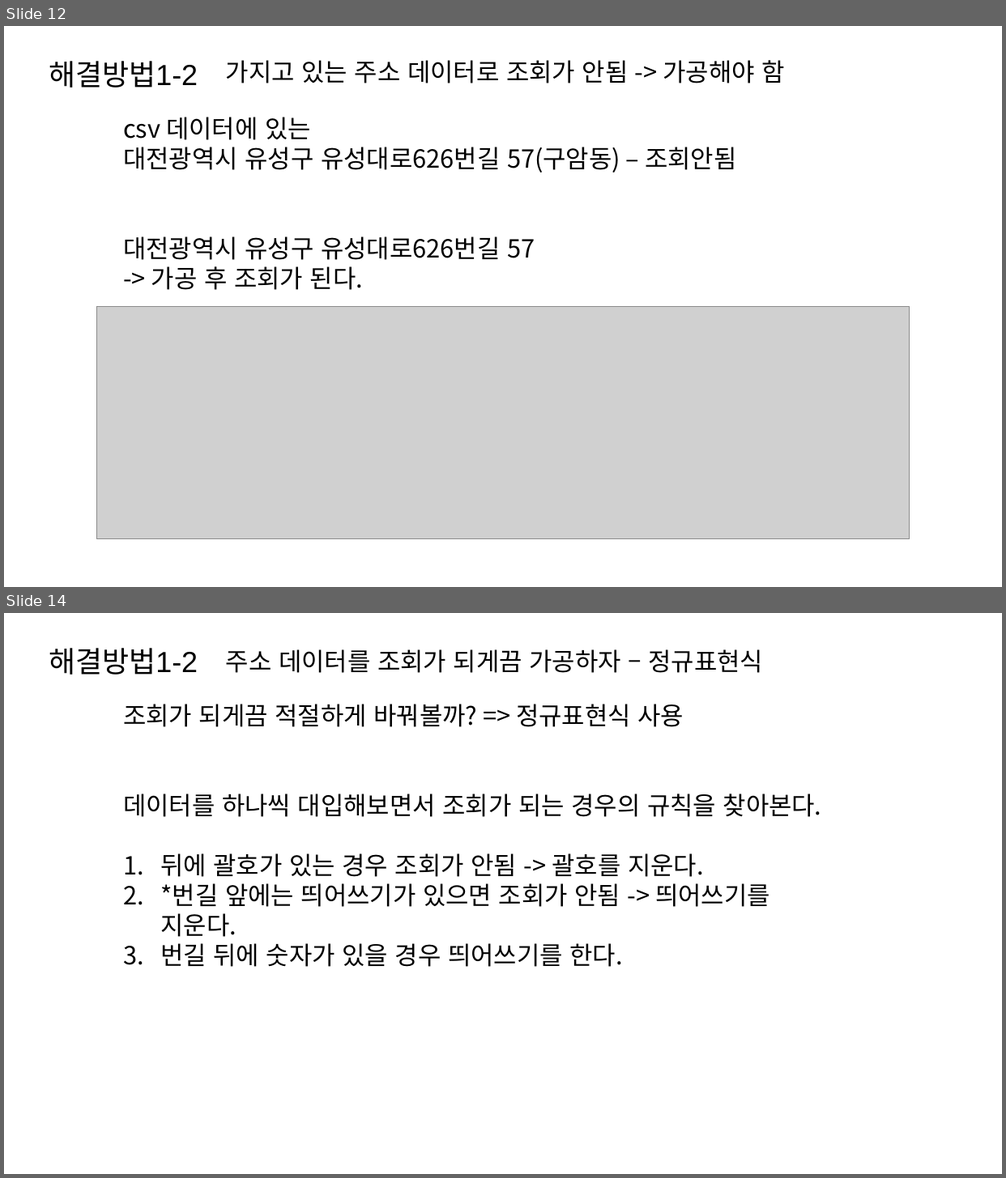
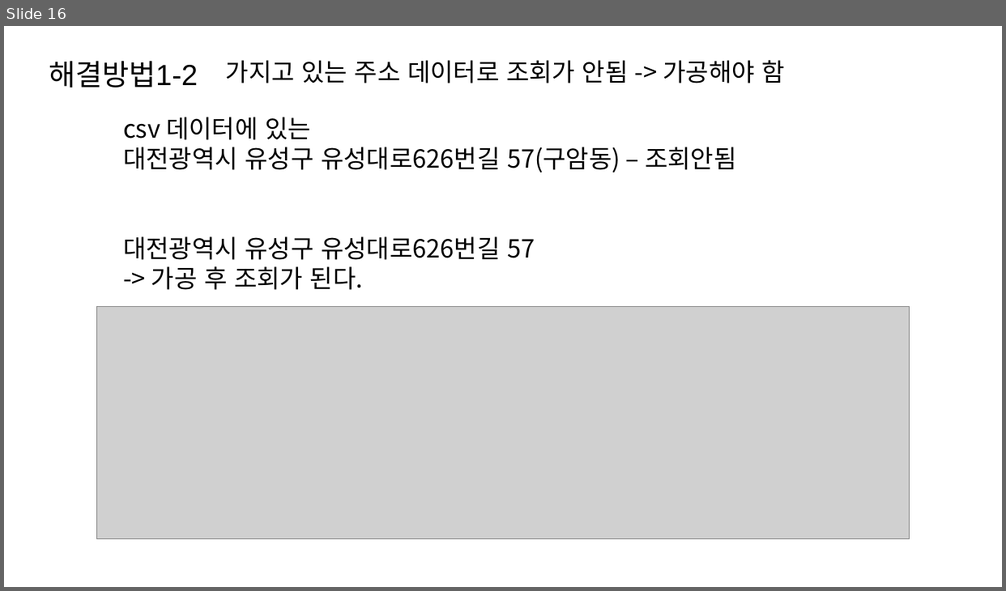
Before and after one commit to dev-hw/SeSAC-live_map, a slide deck: 230810.pptx. Shown one above the other, each under a label of ours: slides 12 and 14 before the commit, slide 16 after it; the slides between them are not shown. The pictures are 1006x1178 and 1006x591 pixels, drawn with LibreOffice and Linux fonts; fonts in the diff are those of the drawing; grey boxes stand for pictures. Boxes give left, top, right and bottom in pixels: in the first picture for what was removed or moved away, otherwise in the second. Text is boxed around its words. In the diff, an @@ line names an element or a change of style, - is before the commit and + after.

```diff
--- a/230810.pptx
+++ b/230810.pptx
@@ slide 14 removed at (x1=4, y1=613, x2=1002, y2=1174), background #FFFFFF @@
@@ text removed at (x1=49, y1=648, x2=198, y2=675) @@
-해결방법1-2
@@ text removed at (x1=226, y1=649, x2=763, y2=673) @@
-주소 데이터를 조회가 되게끔 가공하자 – 정규표현식
@@ text removed at (x1=123, y1=704, x2=822, y2=967) @@
-조회가 되게끔 적절하게 바꿔볼까? => 정규표현식 사용
-데이터를 하나씩 대입해보면서 조회가 되는 경우의 규칙을 찾아본다.
-1. 뒤에 괄호가 있는 경우 조회가 안됨 -> 괄호를 지운다.
-2. *번길 앞에는 띄어쓰기가 있으면 조회가 안됨 -> 띄어쓰기를 지운다.
-3. 번길 뒤에 숫자가 있을 경우 띄어쓰기를 한다.
@@ what was slide 12 is now slide 16 @@
```
Also in this commit, not shown: 6 slides changed, 8 slides added.
